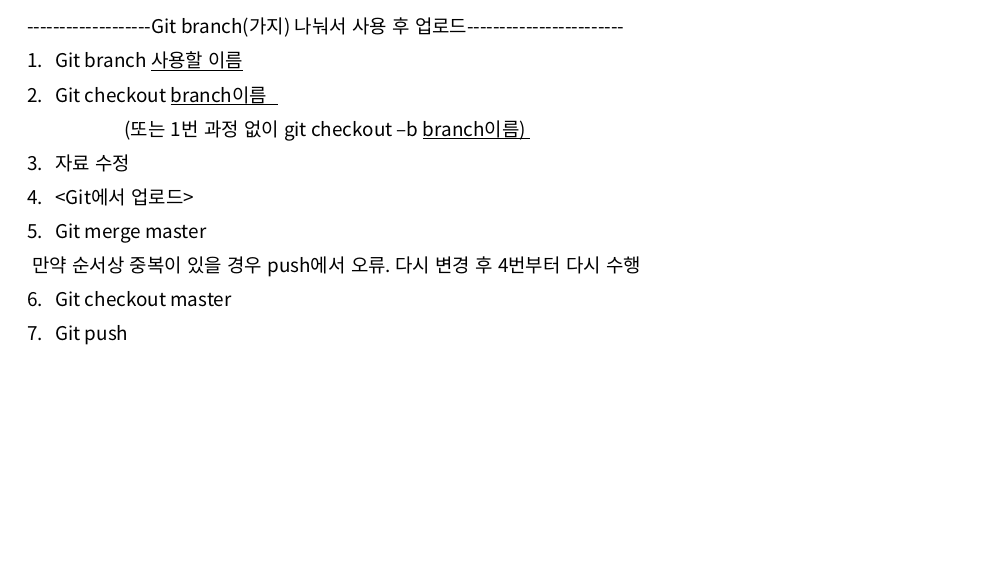
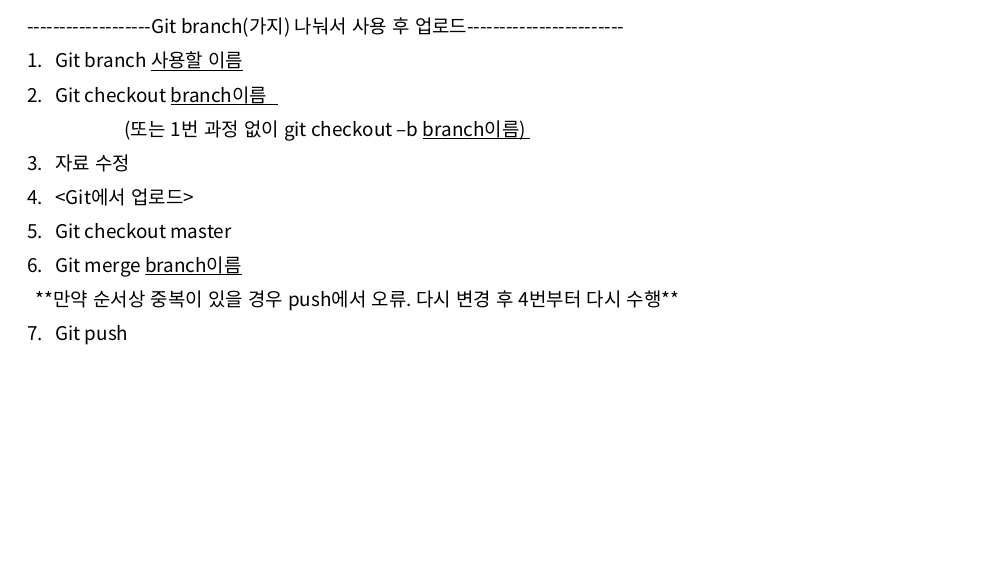
Before and after one commit to yunju94/know, a slide deck: slide 38 of know.pptx. Drawn at 1008x567 pixels with LibreOffice and Linux fonts; fonts in the diff are those of the drawing. Boxes give left, top, right and bottom in pixels: in the first picture for what was removed or moved away, otherwise in the second. Text is boxed around its words. In the diff, an @@ line names an element or a change of style, - is before the commit and + after.

```diff
--- a/know.pptx
+++ b/know.pptx
@@ text at [32,223,641,277]: paragraphs removed @@
-5. Git merge master
-만약 순서상 중복이 있을 경우 push에서 오류. 다시 변경 후 4번부터 다시 수행
@@ text at [36,256,679,311]: paragraphs added @@
+6. Git merge branch이름
+**만약 순서상 중복이 있을 경우 push에서 오류. 다시 변경 후 4번부터 다시 수행**
```
Also in this commit, not shown: 2 slides added.
